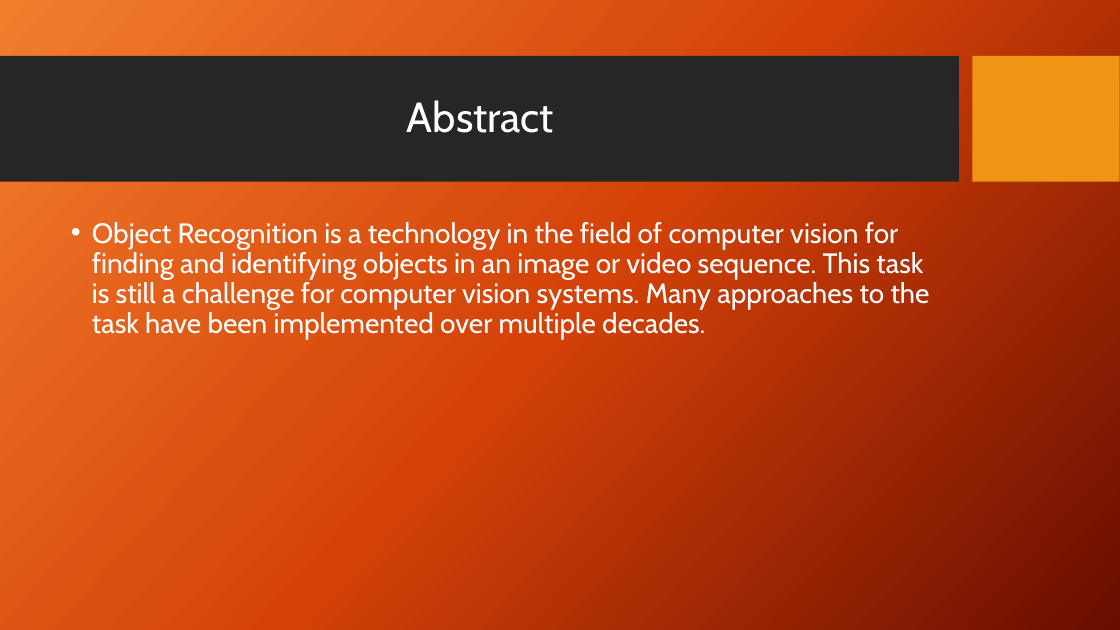
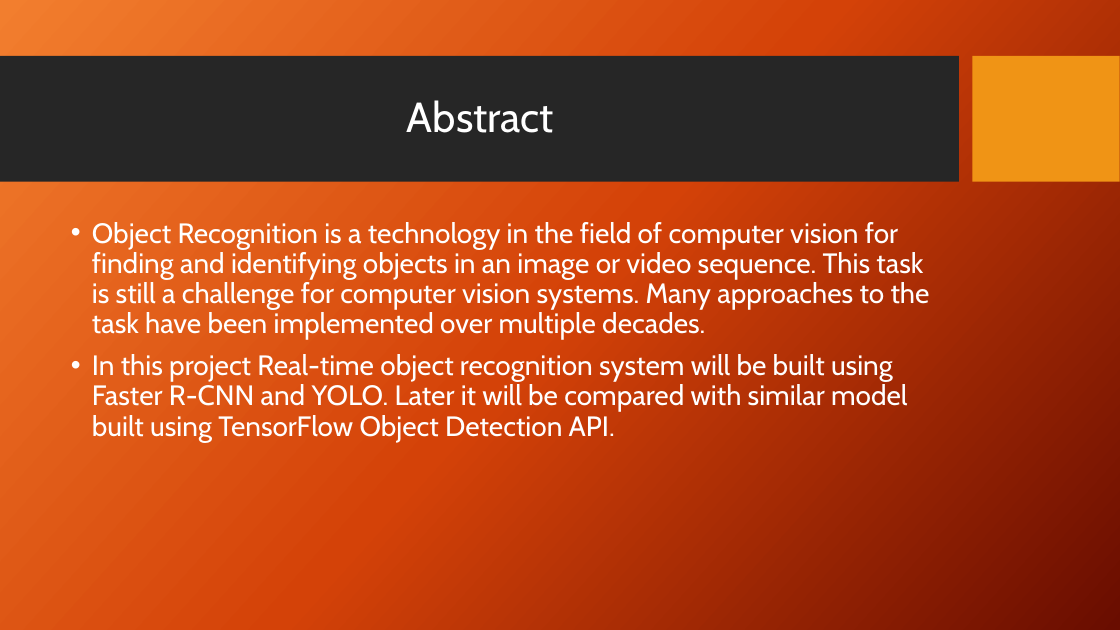
Before and after one commit to akarshsingh9/Miscellaneous-Projects, a slide deck: slide 2 of Review 0.pptx. Drawn at 1120x630 pixels with LibreOffice and Linux fonts; fonts in the diff are those of the drawing; background and template pictures are left out. Boxes give left, top, right and bottom in pixels: in the first picture for what was removed or moved away, otherwise in the second. Text is boxed around its words. In the diff, an @@ line names an element or a change of style, - is before the commit and + after.

Commit message:
Review 0 ppt updated

```diff
--- a/Review 0.pptx
+++ b/Review 0.pptx
@@ text at (92, 354, 907, 442): paragraph added @@
+• In this project Real-time object recognition system will be built using Faster R-CNN and YOLO. Later it will be compared with similar model built using TensorFlow Object Detection API.
```
